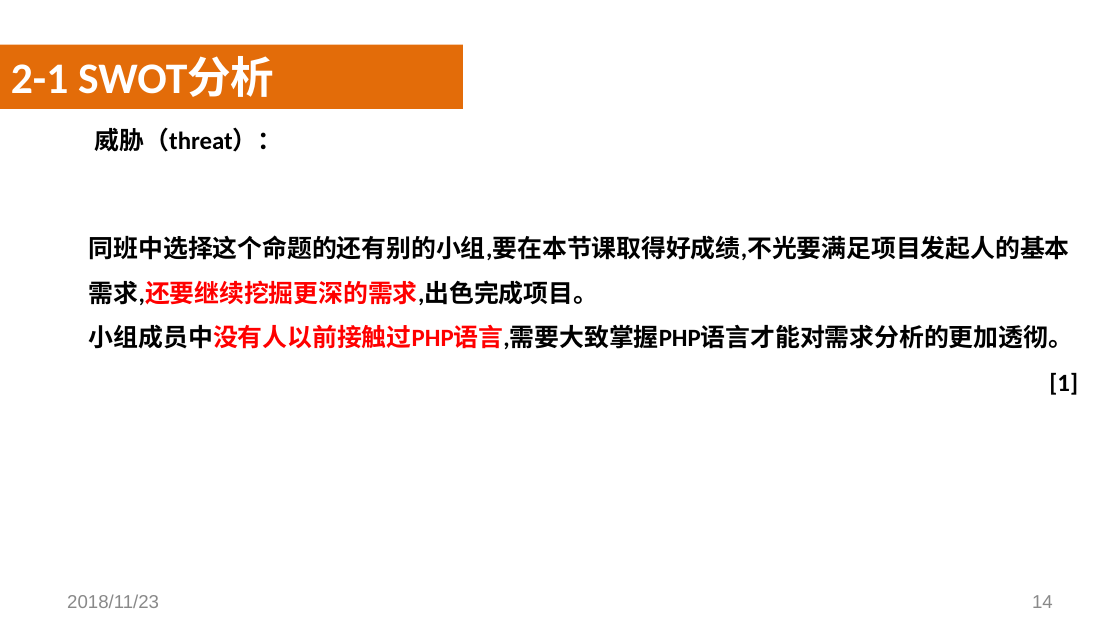
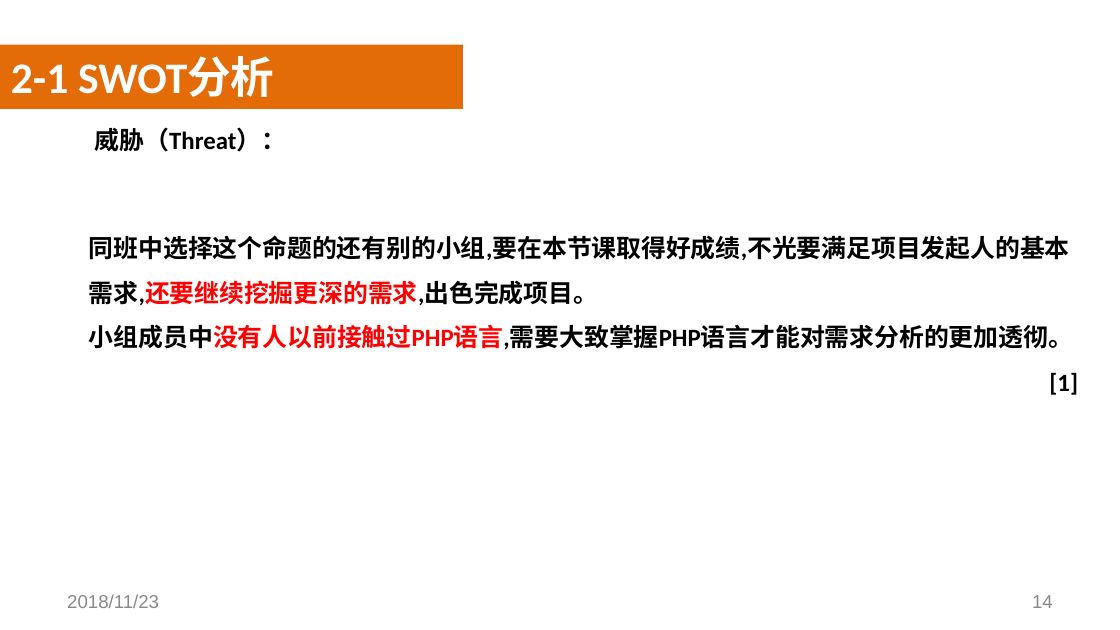
Before and after one commit to SoftwareRequirtmentsG02/Document, a slide deck: slide 14 of 案例教学系统/受控文档/分析设计/PPT/PRD2018-G02-需求工程PPT(III).pptx. Drawn at 1120x630 pixels with LibreOffice and Linux fonts; fonts in the diff are those of the drawing; background and template pictures are left out. Boxes give left, top, right and bottom in pixels: in the first picture for what was removed or moved away, otherwise in the second. Text is boxed around its words. In the diff, an @@ line names an element or a change of style, - is before the commit and + after.

```diff
--- a/案例教学系统/受控文档/分析设计/PPT/PRD2018-G02-需求工程PPT(III).pptx
+++ b/案例教学系统/受控文档/分析设计/PPT/PRD2018-G02-需求工程PPT(III).pptx
@@ text at (x1=95, y1=127, x2=286, y2=152): text changed @@
-威胁（threat）：
+威胁（Threat）：
```
Also in this commit, not shown: 8 other slides changed, 2 slides added, 2 slides removed, 2 other files.
